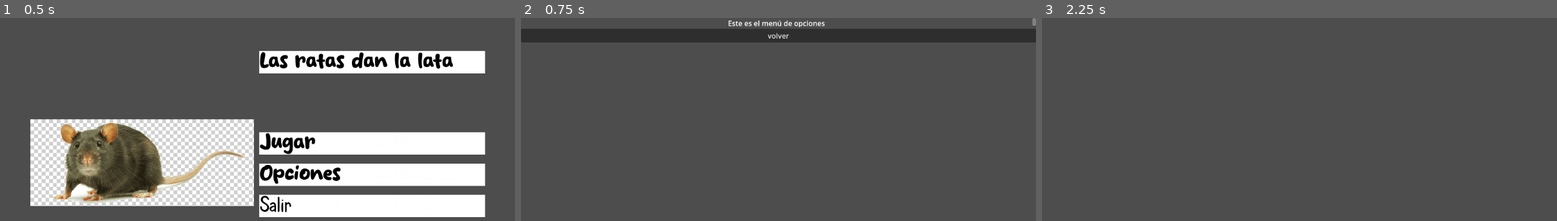
Above: before the commit, frames 1-3 (left to right).
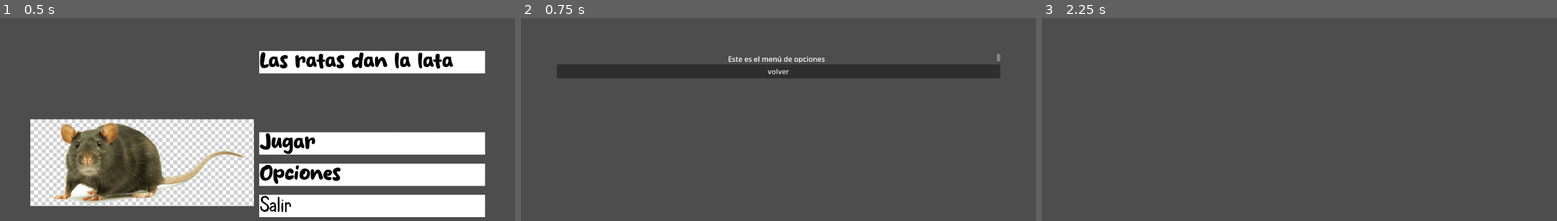
Above: after the commit, the same moments.

Repository: mamRobles/Las_ratas_dan_la_lata
Game: Godot game, scene res://MDI.tscn
The game is run twice, just before and just after one commit, with the same random seed, the same clock (stepped at 60 frames per second) and the same inputs.
Inputs (mouse positions are in pixels of both pictures, inside the frame that each line leads up to):
- Up to frame 1 (0.5 s): no input
- Up to frame 2 (0.75 s): click (891, 174) at 0.5 s
- Up to frame 3 (2.25 s): click "volver" at 1.25 s; click (1412, 143) at 2 s

Frame 1 is identical in both runs. In frame 2, 13% of the frame differs, in the area x 0-100%, y 0-30%; in frame 3, nothing differs.

Commit message:
separador por culpa de Helena en los márgenes del menú de opciones

Diff:
--- a/MDO.tscn
+++ b/MDO.tscn
@@ -18,6 +18,10 @@
 anchor_bottom = 1.0
 grow_horizontal = 2
 grow_vertical = 2
+theme_override_constants/margin_left = 80
+theme_override_constants/margin_top = 80
+theme_override_constants/margin_right = 80
+theme_override_constants/margin_bottom = 80
 
 [node name="VBoxContainer" type="VBoxContainer" parent="MarginContainer"]
 layout_mode = 2
